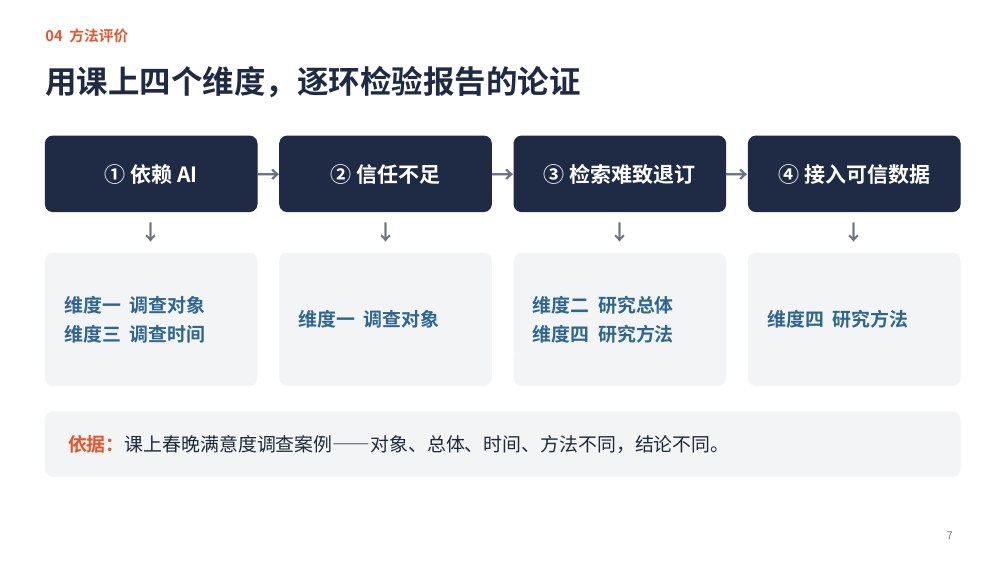
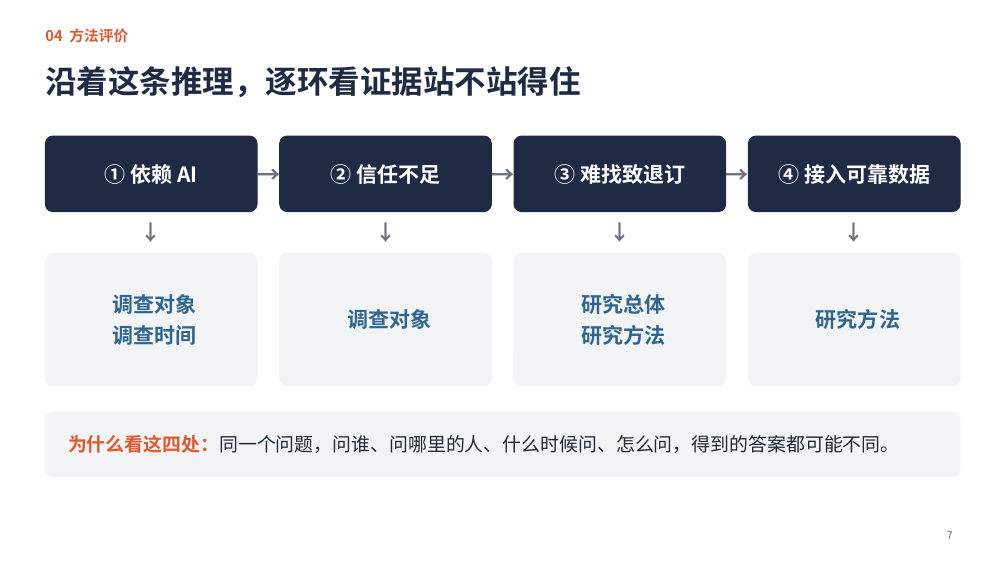
Before and after one commit to jayleo113/ppt, a slide deck: slide 7 of Gracenote报告解读_课堂汇报.pptx. Drawn at 1008x567 pixels with LibreOffice and Linux fonts; fonts in the diff are those of the drawing. Boxes give left, top, right and bottom in pixels: in the first picture for what was removed or moved away, otherwise in the second. Text is boxed around its words. In the diff, an @@ line names an element or a change of style, - is before the commit and + after.

```diff
--- a/Gracenote报告解读_课堂汇报.pptx
+++ b/Gracenote报告解读_课堂汇报.pptx
@@ title at box(45, 66, 580, 97): text changed @@
-用课上四个维度，逐环检验报告的论证
+沿着这条推理，逐环看证据站不站得住
@@ text at box(554, 164, 685, 184): text changed @@
-③ 检索难致退订
+③ 难找致退订
@@ text at box(778, 164, 930, 184): text changed @@
-④ 接入可信数据
+④ 接入可靠数据
@@ text at box(113, 294, 197, 345): text changed; size 18 to 20 pt @@
-维度一 调查对象
-维度三 调查时间
+调查对象
+调查时间
@@ text at box(582, 294, 666, 345): text changed; size 18 to 20 pt @@
-维度二 研究总体
-维度四 研究方法
+研究总体
+研究方法
@@ text at box(347, 309, 431, 329): text changed; size 18 to 20 pt @@
-维度一 调查对象
+调查对象
@@ text at box(816, 309, 900, 329): text changed; size 18 to 20 pt @@
-维度四 研究方法
+研究方法
@@ text at box(68, 435, 900, 453): text changed @@
-依据：课上春晚满意度调查案例——对象、总体、时间、方法不同，结论不同。
+为什么看这四处：同一个问题，问谁、问哪里的人、什么时候问、怎么问，得到的答案都可能不同。
```
Also in this commit, not shown: 12 other slides changed, 4 other files.
